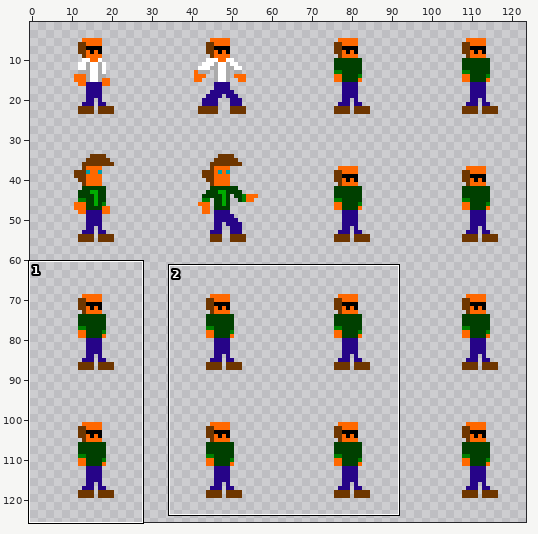
Two states of a sprite sheet, img/person_sheet.png. Above: a wide view before the commit, with the close-up outlined.
Close-up. As it was:
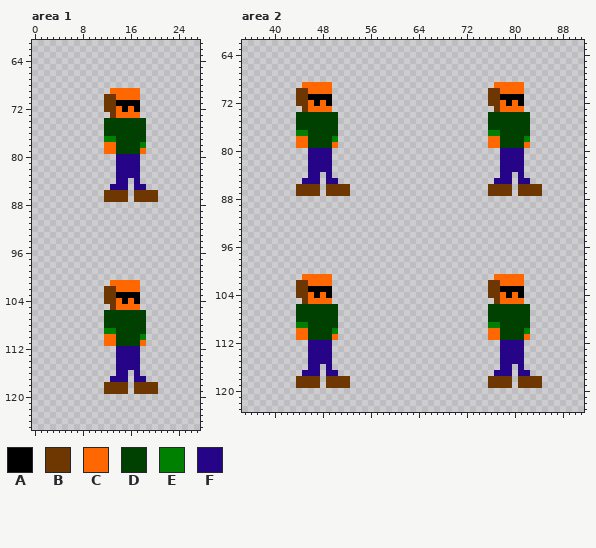
The file is 128x128 pixels. Pixels under 10% opacity are left out. Shown: area 1: x 0..27, y 61..125; area 2: x 35..91, y 62..123. The wide view leaves out empty margins. The commit also changed other parts of the picture, which this record leaves out.
Palette (. is transparent): A #000000  B #6e3600  C #ff6800  D #004000  E #008000  F #260488
Pixels before, area 1, first column x 12:
 69 .CCCCC...
 70 BBCCCC...
 71 BBAAAA...
 72 BBCACA...
 73 .BCCCC...
 74 DDDDDDD..
 75 DDDDDDD..
 76 DDDDDDD..
 77 EEDDDDD..
 78 CCDDDDE..
 79 CCDDDDC..
 80 ..FFFF...
 81 ..FFFF...
 82 ..FFFF...
 83 ..FFFF...
 84 ..FF.F...
 85 .FFF.FF..
 86 BBBB.BBBB
 87 BBBB.BBBB
 88 .........
 89 .........
 90 .........
 91 .........
 92 .........
 93 .........
 94 .........
 95 .........
 96 .........
 97 .........
 98 .........
 99 .........
100 .........
101 .CCCCC...
102 BBCCCC...
103 BBAAAA...
104 BBCACA...
105 .BCCCC...
106 DDDDDDD..
107 DDDDDDD..
108 DDDDDDD..
109 EEDDDDD..
110 CCDDDDE..
111 CCDDDDC..
112 ..FFFF...
113 ..FFFF...
114 ..FFFF...
115 ..FFFF...
116 ..FF.F...
117 .FFF.FF..
118 BBBB.BBBB
119 BBBB.BBBB
Pixels before, area 2 (only the part around the change), first column x 35:
 62 .........................................................
 63 .........................................................
 64 .........................................................
 65 .........................................................
 66 .........................................................
 67 .........................................................
 68 .........................................................
 69 ..........CCCCC...........................CCCCC..........
 70 .........BBCCCC..........................BBCCCC..........
 71 .........BBAAAA..........................BBAAAA..........
 72 .........BBCACA..........................BBCACA..........
 73 ..........BCCCC...........................BCCCC..........
 74 .........DDDDDDD.........................DDDDDDD.........
 75 .........DDDDDDD.........................DDDDDDD.........
 76 .........DDDDDDD.........................DDDDDDD.........
 77 .........EEDDDDD.........................EEDDDDD.........
 78 .........CCDDDDE.........................CCDDDDE.........
 79 .........CCDDDDC.........................CCDDDDC.........
 80 ...........FFFF............................FFFF..........
 81 ...........FFFF............................FFFF..........
 82 ...........FFFF............................FFFF..........
 83 ...........FFFF............................FFFF..........
 84 ...........FF.F............................FF.F..........
 85 ..........FFF.FF..........................FFF.FF.........
 86 .........BBBB.BBBB.......................BBBB.BBBB.......
 87 .........BBBB.BBBB.......................BBBB.BBBB.......
 88 .........................................................
 89 .........................................................
 90 .........................................................
 91 .........................................................
 92 .........................................................
 93 .........................................................
 94 .........................................................
 95 .........................................................
 96 .........................................................
 97 .........................................................
 98 .........................................................
 99 .........................................................
100 .........................................................
101 ..........CCCCC...........................CCCCC..........
102 .........BBCCCC..........................BBCCCC..........
103 .........BBAAAA..........................BBAAAA..........
104 .........BBCACA..........................BBCACA..........
105 ..........BCCCC...........................BCCCC..........
106 .........DDDDDDD.........................DDDDDDD.........
107 .........DDDDDDD.........................DDDDDDD.........
108 .........DDDDDDD.........................DDDDDDD.........
109 .........EEDDDDD.........................EEDDDDD.........
110 .........CCDDDDE.........................CCDDDDE.........
111 .........CCDDDDC.........................CCDDDDC.........
112 ...........FFFF............................FFFF..........
113 ...........FFFF............................FFFF..........
114 ...........FFFF............................FFFF..........
115 ...........FFFF............................FFFF..........
116 ...........FF.F............................FF.F..........
117 ..........FFF.FF..........................FFF.FF.........
118 .........BBBB.BBBB.......................BBBB.BBBB.......
119 .........BBBB.BBBB.......................BBBB.BBBB.......
120 .........................................................
121 .........................................................
122 .........................................................
123 .........................................................
After:
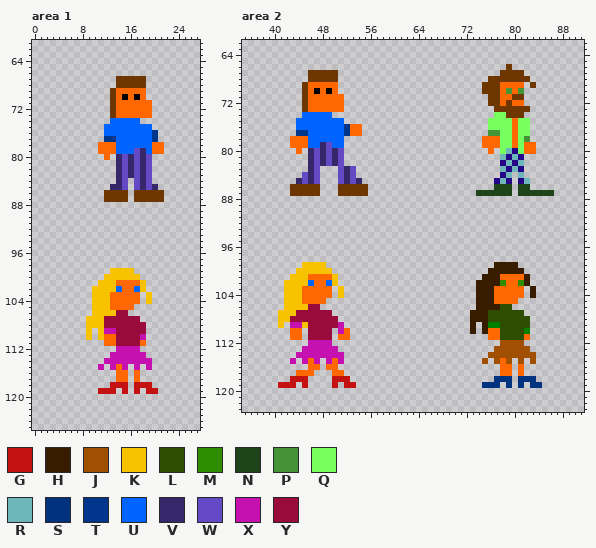
Colours new in this view: G #c41111  H #381c00  J #a05000  K #f7c200  L #2e4d00  M #2e8e00  N #204419  P #459437  Q #76ff5e  R #6db7ba  S #003280  T #00378c  U #0064ff  V #35276a  W #6349c3  X #c411af  Y #980b3a
The exact change:
Changed rows in their new state; - is an unchanged pixel.
Area 1:
first column x 11:
 67 ---BBBBB---
 68 ---BBBBB---
 69 --B----C---
 70 -.--A-AC---
 71 -.-CCCCCC--
 72 -.--C-CCC--
 73 -------CC--
 74 -.UUUUU.---
 75 -UUUUUUUU--
 76 -UUUUUUUUT-
 77 -TTUUUUUUT-
 78 C--UUUUUUCC
 79 C--UUUWVUCC
 80 -C-VWVWVW--
 81 ---VWVWVW--
 82 ---VWVWVW--
 83 ---VWVWVW--
 84 ---VW-WVW--
 85 --VVW-WVWV-
 86 ----------B
 87 ----------B
first column x 9:
 99 ----KKKK----
100 ---KKKKKK---
101 --KKK----K--
102 -KKKKU--UK--
103 -KKKCCCCC-K-
104 -KKKC-C-C-K-
105 -KKKC---.---
106 -KKKKYY...--
107 KKKYYYYYY.--
108 KKKYYYYYYY--
109 K-KXXYYYYY--
110 K-K--YYYYX--
111 -----YYYY---
112 -----XXXX---
113 ----XXXXXX--
114 ---XXXXXXXX-
115 --X-XCX.X-X-
116 -----CC-C---
117 ----.CC-C.--
118 ---.GGG-GGG.
119 --GGG.G-G.GG
Area 2:
first column x 43:
 66 ------------------------------------B-------
 67 ---BBBBB---------------------------BBBB-----
 68 ---BBBBB-------------------------BBBBBBB----
 69 --B----C------------------------BBB-----B---
 70 -.--A-AC------------------------B---P-P-----
 71 -.-CCCCCC--------------------------CCBB-----
 72 -.--C-CCC---------------------------B-C-----
 73 -------CC--------------------------BBBBB----
 74 -.UUUUU.-------------------------.QQBBB.----
 75 -UUUUUUUU------------------------QQQQCQQ----
 76 -UUUUUUUUTCC---------------------QQQQCQQ----
 77 -TTUUUUUUTCC---------------------PPQQCQQ----
 78 C--UUUUUU-----------------------C--QQCQP----
 79 C--UUVWUU-----------------------C--QQCQ-C---
 80 -C-VWVWVW------------------------C-QR-QCC---
 81 ---VWVWVW--------------------------R-R------
 82 ---VWVWVW---------------------------R-R-----
 83 ---VW..-WVW------------------------R-R------
 84 --WVW-.-WVW-------------------------R-R-----
 85 -VWVW-..WVWV-----------------------R---R----
 86 B-----..--BBB--------------------.NNN-NN..--
 87 B-----..--BBB------------------NNNNNN-NNNNNN
first column x 41:
 99 ----KKKK----------------------------HHHH----
100 ---KKKKKK--------------------------HHHHHH---
101 --KKK----K------------------------HHH----H--
102 -KKKKU--UK-----------------------HHHHM--MH--
103 -KKKCCCCC-K----------------------HHHCCCCC-H-
104 -KKKC-C-C-K----------------------HHHC-C-C-H-
105 -KKKC---.------------------------HHHC---.---
106 -KKKKYY...-----------------------HHHHLL...--
107 KKKYYYYYY.----------------------HHHLLLLLL.--
108 KKYYYYYYYY----------------------HHHLLLLLLL--
109 K-XXKYYYYYX---------------------H-H--LLLLL--
110 --C-.YYYY.XC--------------------H-H--LLLL---
111 --C-.YYYY.CC-------------------------LLLL---
112 -----XXXX----------------------------JJJJ---
113 ----XXXXXX--------------------------JJJJJJ--
114 ---XXXXXXXX------------------------JJJJJJJJ-
115 --X-XCX.XCX-----------------------J-JCJ.J-J-
116 -----CC-CC---------------------------CC-C---
117 ---CCC.-.CC-------------------------.CC-C.--
118 --GGG..-.GGG-----------------------.SSS-SSS.
119 GGG.G..-.G.GG---------------------SSS.S-S.SS
Where, in picture pixels (left, top, right, bottom), the same in both close-ups:
changed: (98, 76, 164, 202)
changed: (86, 268, 158, 394)
changed: (476, 64, 554, 196)
changed: (290, 70, 368, 196)
changed: (278, 262, 356, 388)
changed: (470, 262, 542, 388)
